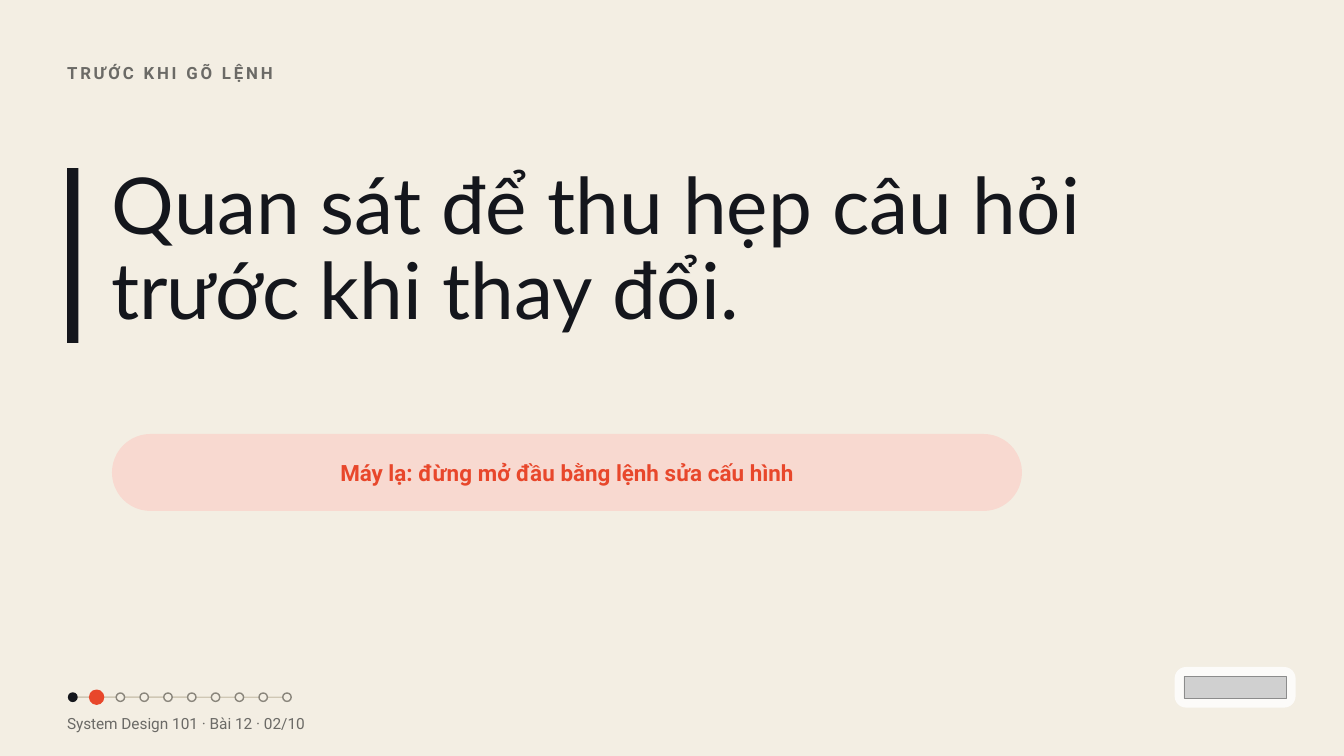
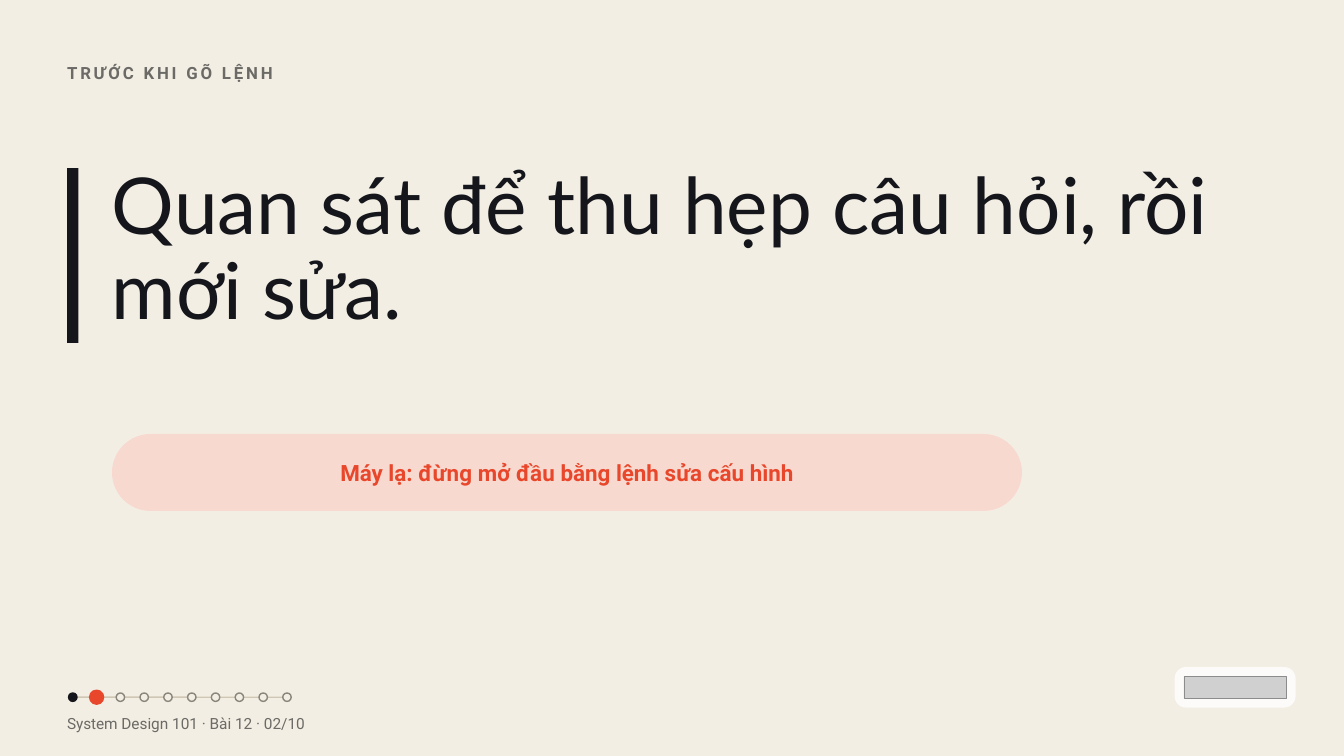
Before and after one commit to vohoailinh90/tool-marketing-studio, a slide deck: slide 2 of system-design-101/vi/lessons/sd-09-012/slides/sd-09-012.pptx. Drawn at 1344x756 pixels with LibreOffice and Linux fonts; fonts in the diff are those of the drawing; grey boxes stand for pictures. Boxes give left, top, right and bottom in pixels: in the first picture for what was removed or moved away, otherwise in the second. Text is boxed around its words. In the diff, an @@ line names an element or a change of style, - is before the commit and + after.

```diff
--- a/system-design-101/vi/lessons/sd-09-012/slides/sd-09-012.pptx
+++ b/system-design-101/vi/lessons/sd-09-012/slides/sd-09-012.pptx
@@ text at [112,169,1208,320]: text changed @@
-Quan sát để thu hẹp câu hỏi trước khi thay đổi.
+Quan sát để thu hẹp câu hỏi, rồi mới sửa.
```
